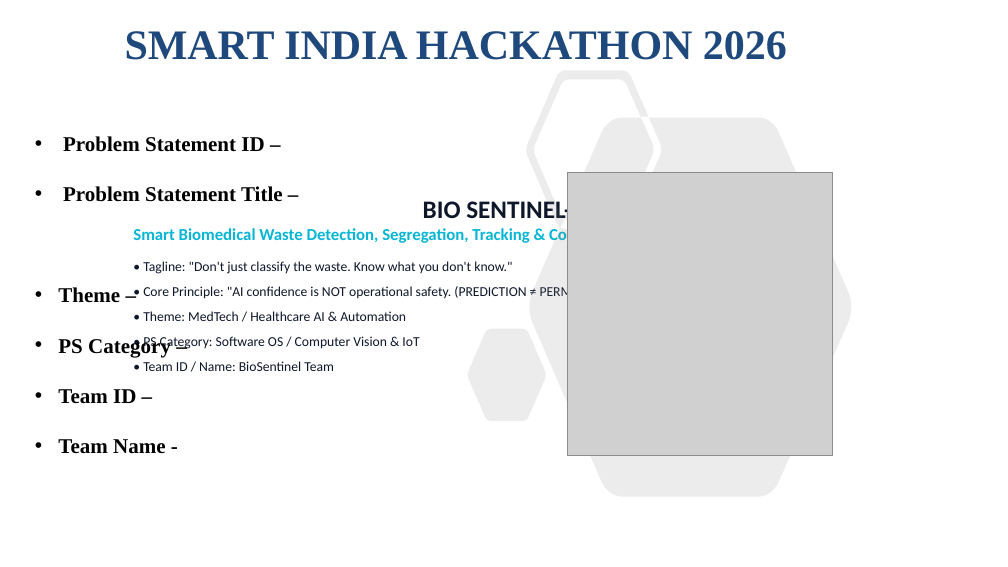
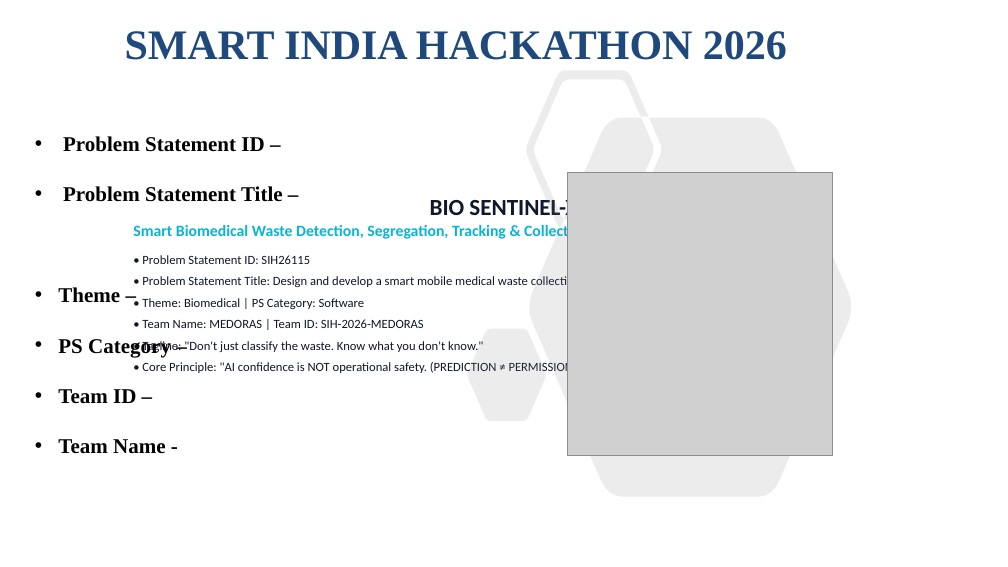
Before and after one commit to vishnu-priya18/BioSentinel, a slide deck: slide 1 of SIH_2026_BioSentinel_X_Presentation.pptx. Drawn at 1008x567 pixels with LibreOffice and Linux fonts; fonts in the diff are those of the drawing; grey boxes stand for pictures. Boxes give left, top, right and bottom in pixels: in the first picture for what was removed or moved away, otherwise in the second. Text is boxed around its words. In the diff, an @@ line names an element or a change of style, - is before the commit and + after.

Commit message:
Update SIH 2026 PPTX template with PS ID SIH26115, Team MEDORAS, and true population/performance metrics

```diff
--- a/SIH_2026_BioSentinel_X_Presentation.pptx
+++ b/SIH_2026_BioSentinel_X_Presentation.pptx
@@ text at (x1=133, y1=196, x2=589, y2=375): size 24 to 22 pt in "BIO SENTINEL-X"; size 16 to 15 pt in "Smart Biomedical Waste Detection, Segregation, Tracking & ..."; size 13 to 12 pt in "• Tagline: "Don't just classify the waste. ...", "• Core Principle: "AI confidence is NOT ..."; less space between paragraphs @@
@@ text at (x1=142, y1=255, x2=580, y2=328): paragraphs added @@
+• Problem Statement ID: SIH26115
+• Problem Statement Title: Design and develop a smart mobile medical waste collection and segregation system
+• Theme: Biomedical | PS Category: Software
+• Team Name: MEDORAS | Team ID: SIH-2026-MEDORAS
@@ text at (x1=143, y1=311, x2=419, y2=371): paragraphs removed @@
-• Theme: MedTech / Healthcare AI & Automation
-• PS Category: Software OS / Computer Vision & IoT
-• Team ID / Name: BioSentinel Team
```
Also in this commit, not shown: 6 other slides changed, 2 other files.
